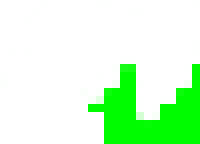
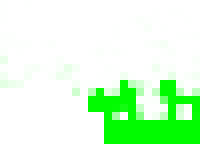
Revision of a layered (200, 144) image; what changed, layer by layer:
renamed "Shield 4" to "Shield4", painted on it over [0, 16, 200, 128]
